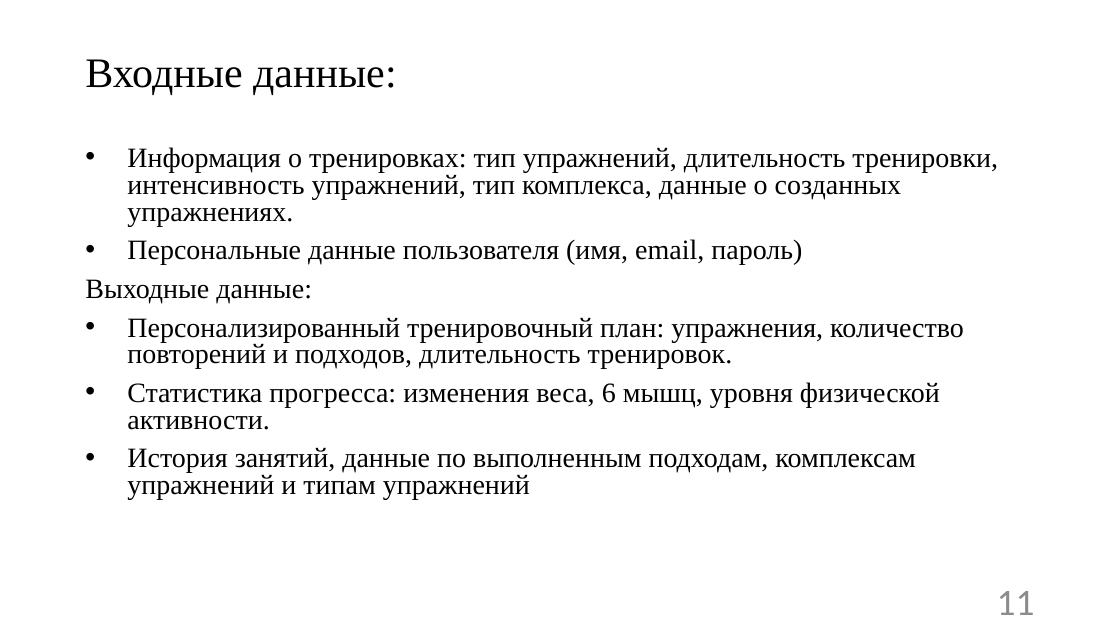
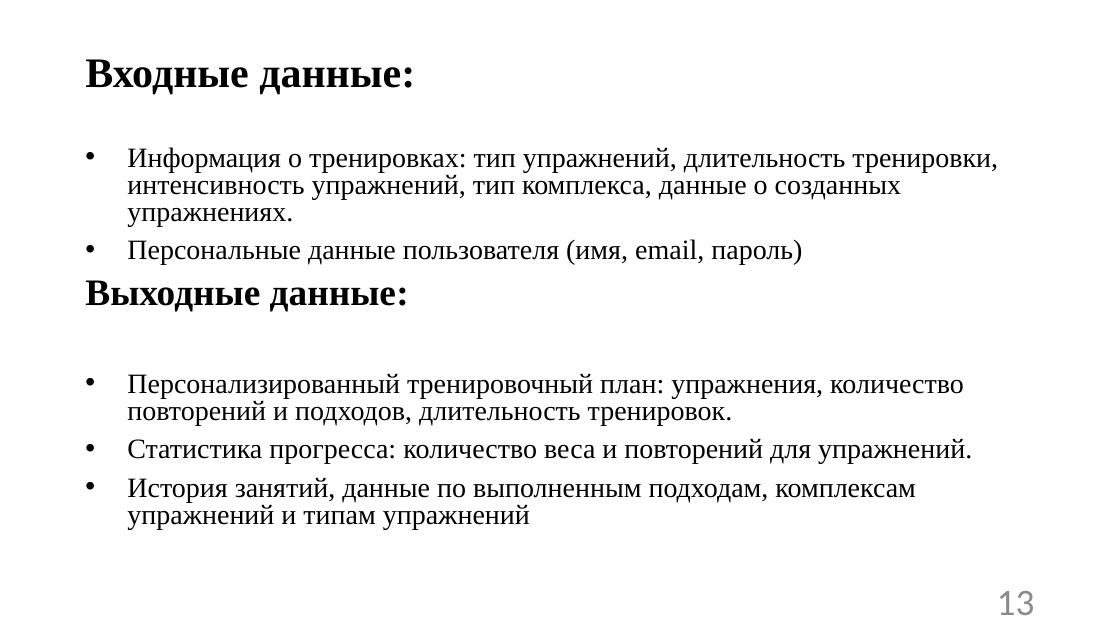
Before and after one commit to vadimgilka/SportApp, a slide deck: slide 13 of Documentation/Documentation Frontend/предзащита.pptx (slide 11 before the commit). Drawn at 1120x630 pixels with LibreOffice and Linux fonts; fonts in the diff are those of the drawing. Boxes give left, top, right and bottom in pixels: in the first picture for what was removed or moved away, otherwise in the second. Text is boxed around its words. In the diff, an @@ line names an element or a change of style, - is before the commit and + after.

```diff
--- a/Documentation/Documentation Frontend/предзащита.pptx
+++ b/Documentation/Documentation Frontend/предзащита.pptx
@@ text at [85, 59, 415, 312]: bold on in "Входные данные:", "Выходные данные:"; size 24 to 32 pt in "Выходные данные:" @@
@@ text at [127, 438, 972, 464]: text changed @@
-• Статистика прогресса: изменения веса, 6 мышц, уровня физической активности.
+• Статистика прогресса: количество веса и повторений для упражнений.
@@ page number at [997, 591, 1035, 615]: text changed @@
-11
+13
```
Also in this commit, not shown: 6 other slides changed, 7 slides added, 5 slides removed, 8 other files.
